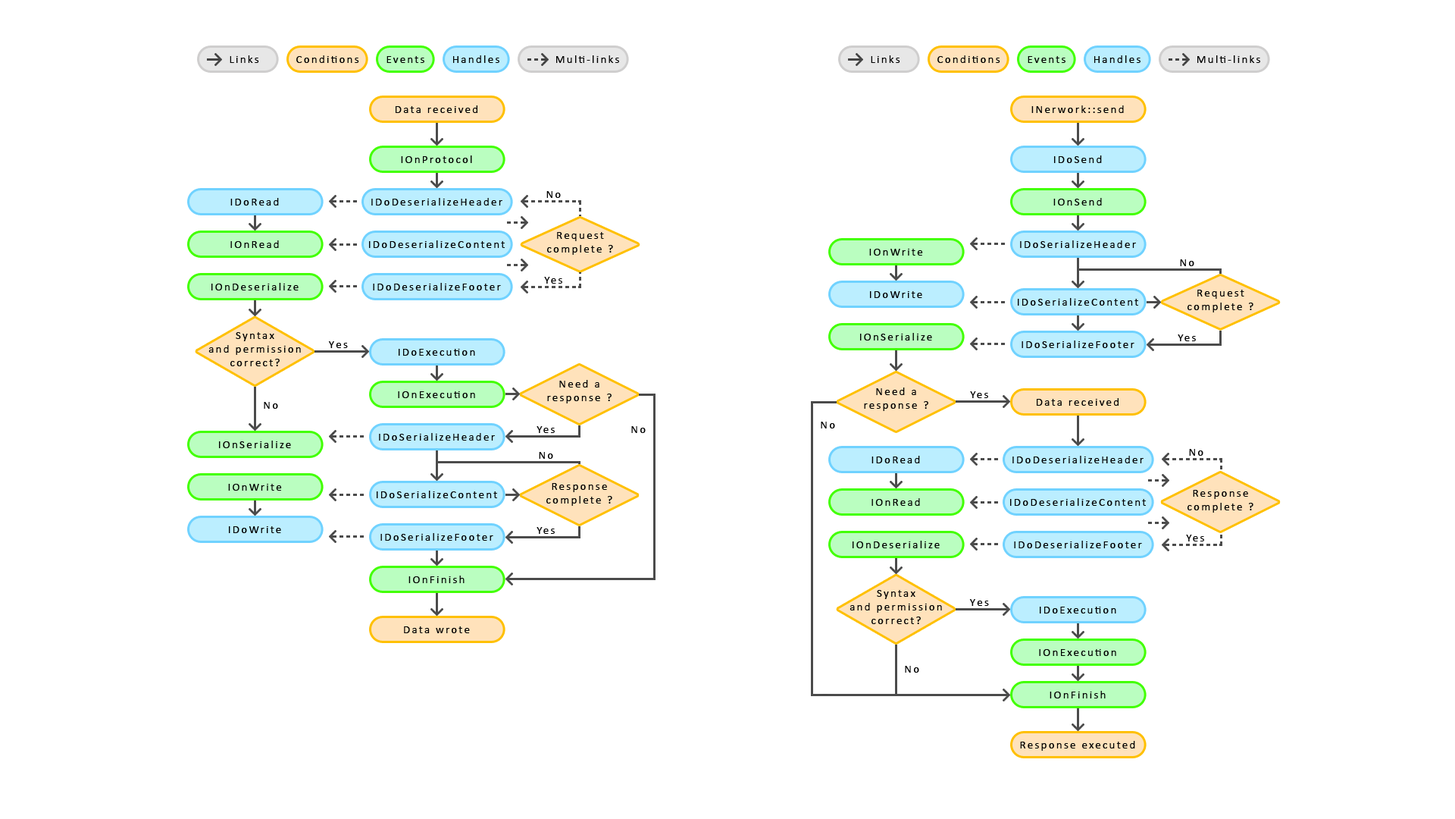
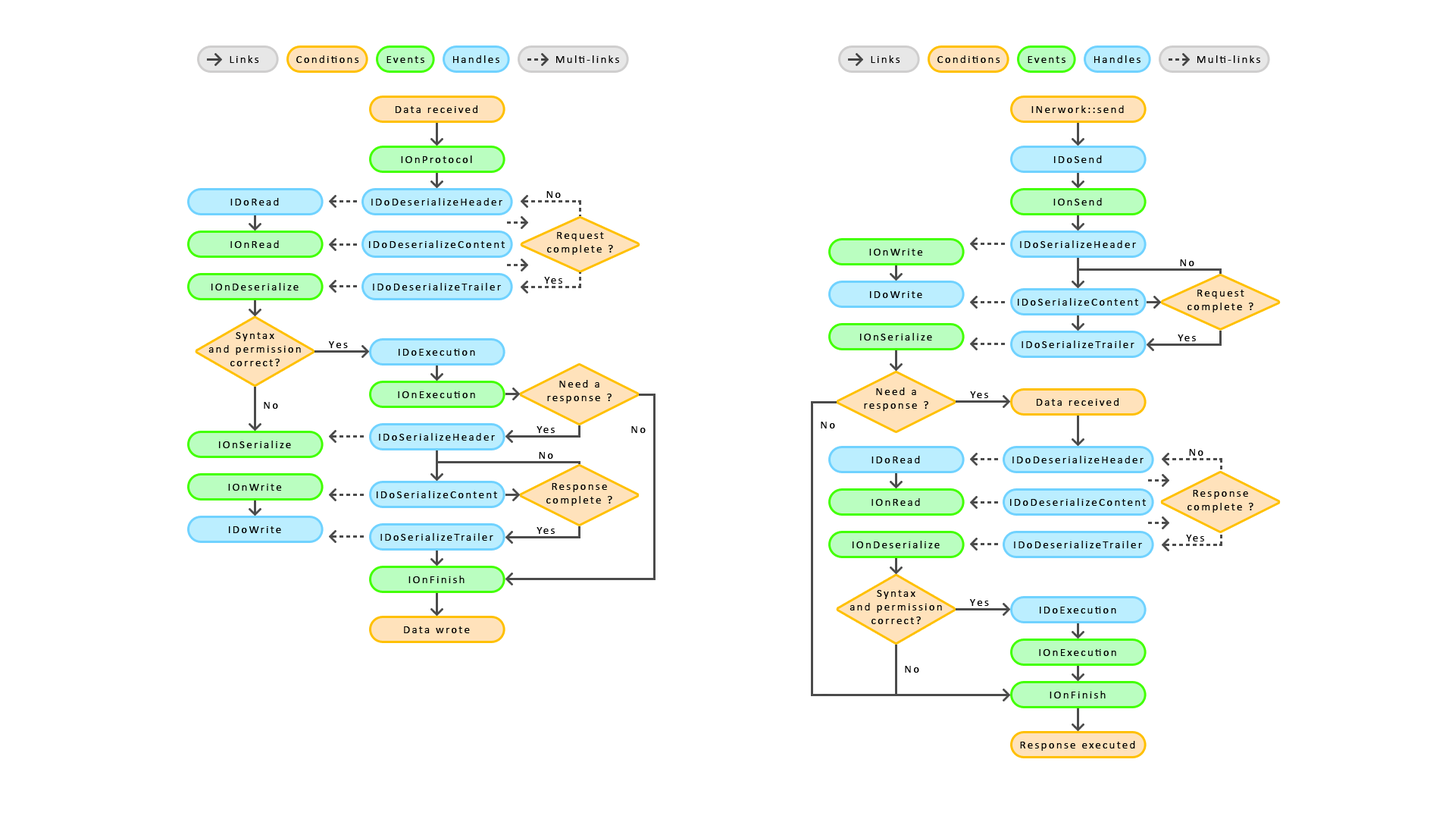
Comparing the layer stacks of the two w=1455, h=819 images. Changes:
renamed "IDoSerializeFooter" to "IDoSerializeTrailer", painted on it over [1042, 340, 1122, 348]
renamed "IDoDeserializeFooter" to "IDoDeserializeTrailer", painted on it over [1014, 540, 1143, 549]
renamed "IDoDeserializeFooter" to "IDoDeserializeTrailer", painted on it over [372, 282, 502, 291]
renamed "IDoSerializeFooter" to "IDoSerializeTrailer", painted on it over [400, 532, 481, 541]
